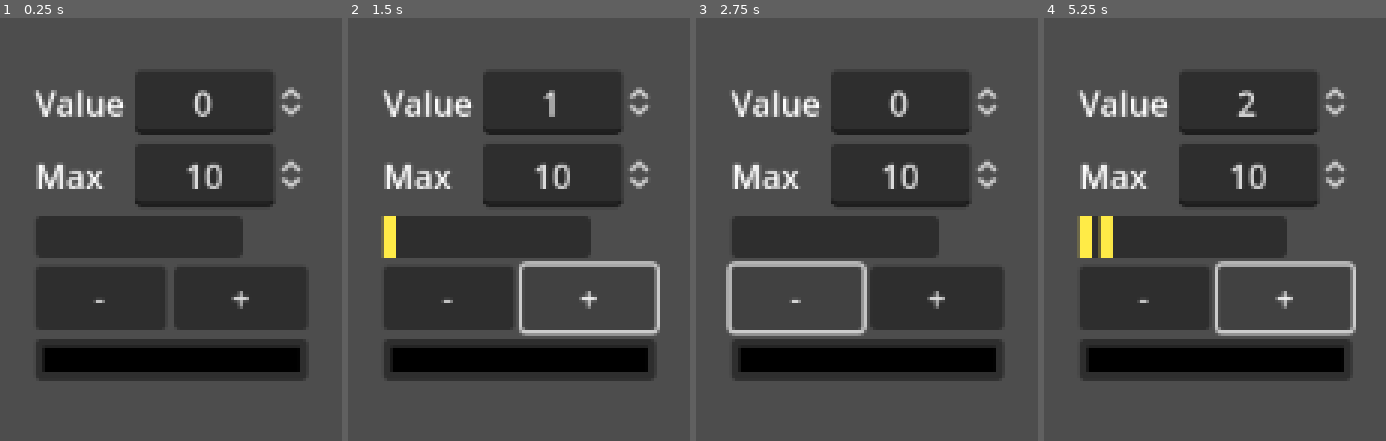
Above: before the commit, frames 1-4 (left to right).
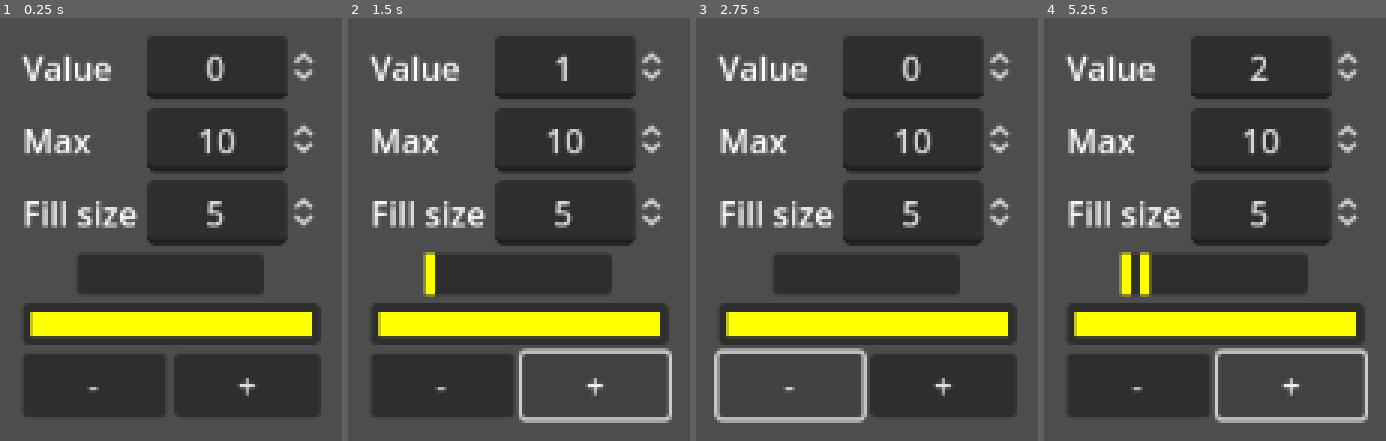
Above: after the commit, the same moments.

Repository: davidallendj/CustomProgressBar
Game: Godot game, scene res://tests/TestStylizedProgressBar.tscn
Same seed, same stepped clock (60 frames per second), same inputs: the game is played once before the commit and once after it.
Inputs:
- Up to frame 1 (0.25 s): no input
- Up to frame 2 (1.5 s): click "-" at 0.5 s; click "+" at 1.25 s
- Up to frame 3 (2.75 s): click "-" at 2 s
- Up to frame 4 (5.25 s): click "+" at 2.75 s; click "-" at 3.5 s; click "+" at 4.25 s; tap Enter at 5 s

The runs differ from the first frame. In frame 1, 39% of the frame differs, in the area x 6-94%, y 4-95%; in frame 2, 36%; in frame 3, 36%; in frame 4, 37%.

Commit message:
Allow changing fill size

Diff:
--- a/src/StylizedProgressBar.gd
+++ b/src/StylizedProgressBar.gd
@@ -2,7 +2,10 @@
 
 @onready var fill 		:= %Fill
 @onready var container 	:= %Container
+
 @export var max_value	:= 10
+@export var fill_size	:= Vector2(5, 0)
+@export var color		:= Color.YELLOW
 
 enum fill_direction{
 	LEFT_TO_RIGHT,
@@ -22,13 +25,14 @@
 	var current_value: int 		= get_value()
 	var new_value 				= clamp(value, current_value, max_value);
 	var container_size: Vector2 = container.get_size()
-	var fill_size: float 		= floor(max_value / container_size.x)
 	for i in range(current_value, current_value+value, 1):
 		if current_value+value > max_value:
 			break
 		var f = fill.duplicate()
 		container.add_child(f)
 		f.set_visible(true)
+		f.set_color(color)
+		f.set_custom_minimum_size(fill_size)
 
 
 func decrement(value: int = 1) -> void:
@@ -54,8 +58,21 @@
 	return max_value
 
 
+func get_value_color(index: int) -> Color:
+	index = clamp(index, 0, get_value())
+	return container.get_child(index).get_color()
+
+
+func get_fill_size() -> Vector2:
+	return fill_size
+
+
 func get_percent() -> float:
 	return (get_value() / max_value) * 100
+
+
+func get_color() -> Color:
+	return color
 
 
 func set_value(value: int) -> void:
@@ -66,9 +83,8 @@
 			var f = fill.duplicate()
 			container.add_child(f)
 			f.set_visible(true)
-		else:
-			var f = container.get_child(i)
-			container.remove_child(f)
+			f.set_color(color)
+			f.set_custom_minimum_size(fill_size)
 
 
 func set_max_value(value: int) -> void:
@@ -77,8 +93,9 @@
 
 
 func set_color(color: Color) -> void:
+	self.color = color
 	for i in get_value():
-		container.get_child(i).set_color(color)
+		container.get_child(i).set_color(self.color)
 
 
 func set_value_color(index: int, color: Color) -> void:
@@ -87,14 +104,16 @@
 
 
 func set_fill_size(value: Vector2) -> void:
-	var current_value: int = get_value()
+	fill_size = value
 	for i in get_value():
 		var f = container.get_child(i)
-		f.set_size(value)
+		f.set_custom_minimum_size(fill_size)
+#		f.set_size(value)
+	auto_resize_container()
 
 
 func set_container_size(value: int) -> void:
-	var fill_size = fill.get_size()
+#	var fill_size = fill.get_size()
 	container.set_size(Vector2(value*fill_size.x, fill_size.y))
 
 
@@ -110,7 +129,7 @@
 
 func auto_resize_container() -> void:
 	var separation 	= container.get("theme_override_constants/separation")
-	var fill_size 	= fill.get_custom_minimum_size()
+#	var fill_size 	= fill.get_custom_minimum_size()
 	var final_size	= Vector2()
 	if is_horizontal():
 		final_size.x	= max_value * (fill_size.x + separation)
--- a/src/StylizedProgressBar.tscn
+++ b/src/StylizedProgressBar.tscn
@@ -2,7 +2,7 @@
 
 [ext_resource type="Script" path="res://src/StylizedProgressBar.gd" id="1_2b0nt"]
 
-[node name="StylizedProgressBar" type="PanelContainer"]
+[node name="DiscreteProgressBar" type="PanelContainer"]
 custom_minimum_size = Vector2(0, 20)
 offset_left = -50.0
 offset_top = -10.0
@@ -22,6 +22,5 @@
 [node name="Fill" type="ColorRect" parent="MarginContainer"]
 unique_name_in_owner = true
 visible = false
-custom_minimum_size = Vector2(6, 0)
 layout_mode = 2
 color = Color(1, 0.921569, 0.278431, 1)
--- a/tests/TestStylizedProgressBar.gd
+++ b/tests/TestStylizedProgressBar.gd
@@ -5,6 +5,7 @@
 @onready var button_increase 	:= $VBoxContainer/HBoxContainer/Increase
 @onready var set_value 			:= $VBoxContainer/GridContainer/SetValue
 @onready var set_max_value 		:= $VBoxContainer/GridContainer/SetMaxValue
+@onready var set_fill_size		:= $VBoxContainer/GridContainer/SetFillSize
 @onready var color_picker		:= $VBoxContainer/ColorPickerButton
 
 
@@ -13,10 +14,12 @@
 	button_decrease.pressed.connect(_decrease)
 	set_value.value_changed.connect(_set_value)
 	set_max_value.value_changed.connect(_set_max_value)
+	set_fill_size.value_changed.connect(_set_fill_size)
 	color_picker.color_changed.connect(_set_color)
-
+	color_picker.set_pick_color(progress_bar.get_color())
 	set_value.set_value(progress_bar.get_value())
 	set_max_value.set_value(progress_bar.get_max_value())
+	set_fill_size.set_value(progress_bar.get_fill_size().x)
 
 
 func _decrease() -> void:
@@ -40,3 +43,9 @@
 
 func _set_color(color: Color) -> void:
 	progress_bar.set_color(color)
+
+
+func _set_fill_size(value: float) -> void:
+	var fill_size = progress_bar.get_fill_size()
+	fill_size.x = value
+	progress_bar.set_fill_size(fill_size)
--- a/tests/TestStylizedProgressBar.tscn
+++ b/tests/TestStylizedProgressBar.tscn
@@ -13,6 +13,7 @@
 
 [node name="VBoxContainer" type="VBoxContainer" parent="."]
 layout_mode = 2
+alignment = 1
 
 [node name="GridContainer" type="GridContainer" parent="VBoxContainer"]
 layout_mode = 2
@@ -36,7 +37,20 @@
 layout_mode = 2
 alignment = 1
 
+[node name="Label3" type="Label" parent="VBoxContainer/GridContainer"]
+layout_mode = 2
+text = "Fill size"
+
+[node name="SetFillSize" type="SpinBox" parent="VBoxContainer/GridContainer"]
+layout_mode = 2
+alignment = 1
+
 [node name="StylizedProgressBar" parent="VBoxContainer" instance=ExtResource("1_iayjx")]
+layout_mode = 2
+size_flags_horizontal = 4
+
+[node name="ColorPickerButton" type="ColorPickerButton" parent="VBoxContainer"]
+custom_minimum_size = Vector2(0, 20)
 layout_mode = 2
 
 [node name="HBoxContainer" type="HBoxContainer" parent="VBoxContainer"]
@@ -51,7 +65,3 @@
 layout_mode = 2
 size_flags_horizontal = 3
 text = "  +  "
-
-[node name="ColorPickerButton" type="ColorPickerButton" parent="VBoxContainer"]
-custom_minimum_size = Vector2(0, 20)
-layout_mode = 2
